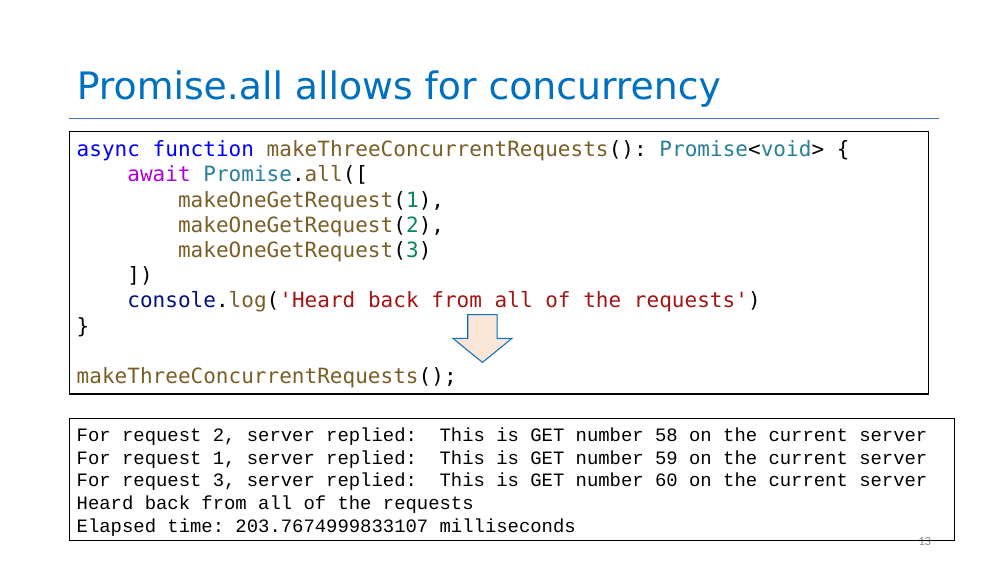
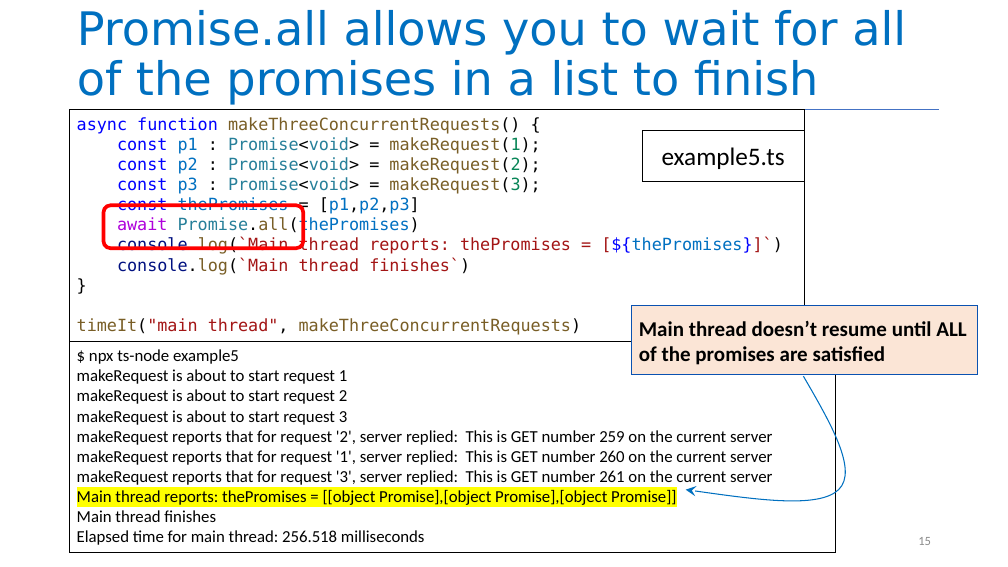
Before and after one commit to neu-se/CS4530-Fall-2022, a slide deck: slide 15 of Slides/Module 05 Concurrency Patterns in Typescript.pptx (slide 13 before the commit). Drawn at 1008x567 pixels with LibreOffice and Linux fonts; fonts in the diff are those of the drawing. Boxes give left, top, right and bottom in pixels: in the first picture for what was removed or moved away, otherwise in the second. Text is boxed around its words. In the diff, an @@ line names an element or a change of style, - is before the commit and + after.

Commit message:
added slides, examples, for M05

```diff
--- a/Slides/Module 05 Concurrency Patterns in Typescript.pptx
+++ b/Slides/Module 05 Concurrency Patterns in Typescript.pptx
@@ title at [77,10,906,105]: text changed; size 36 to 44 pt @@
-Promise.all allows for concurrency
+Promise.all allows you to wait for all of the promises in a list to finish
@@ line moved from (70, 118) - (939, 118) to (70, 110) - (939, 110) @@
@@ rectangle added at [70,110,805,341], outline #000000 1 pt, 16 pt, text #795E26 @@
+async function makeThreeConcurrentRequests() {
+const p1 : Promise<void> = makeRequest(1);
+const p2 : Promise<void> = makeRequest(2);
+const p3 : Promise<void> = makeRequest(3);
+const thePromises = [p1,p2,p3]
+await Promise.all(thePromises)
+console.log(`Main thread reports: thePromises = [${thePromises}]`)
+console.log(`Main thread finishes`)
+}
+timeIt("main thread", makeThreeConcurrentRequests)
@@ rectangle removed at [70,132,929,395] @@
-async function makeThreeConcurrentRequests(): Promise<void> {
-await Promise.all([
-makeOneGetRequest(1),
-makeOneGetRequest(2),
-makeOneGetRequest(3)
-])
-console.log('Heard back from all of the requests')
-}
-makeThreeConcurrentRequests();
@@ rectangle added at [642,130,805,181], outline #000000 1 pt, 24 pt, text #000000 @@
+example5.ts
@@ rounded rectangle added at [104,206,303,249], outline #FF0000 3.5 pt @@
@@ down arrow removed at [453,315,512,362] @@
@@ rectangle added at [631,306,978,375], fill #FBE5D6, outline #0A52B1 1 pt, 20 pt, text #000000, bold @@
+Main thread doesn’t resume until ALL of the promises are satisfied
@@ rectangle "$ npx ts-node example5": place and size @@
-rectangle "$ npx ts-node example5" at [70,419,955,541]
+rectangle "$ npx ts-node example5" at [70,341,836,552]
@@ text in rectangle at [77,349,772,545]: text changed; size 18 to 16 pt; font Courier New to Calibri @@
-For request 2, server replied: This is GET number 58 on the current server
-For request 1, server replied: This is GET number 59 on the current server
-For request 3, server replied: This is GET number 60 on the current server
-Heard back from all of the requests
-Elapsed time: 203.7674999833107 milliseconds
+$ npx ts-node example5
+makeRequest is about to start request 1
+makeRequest is about to start request 2
+makeRequest is about to start request 3
+makeRequest reports that for request '2', server replied: This is GET number 259 on the current server
+makeRequest reports that for request '1', server replied: This is GET number 260 on the current server
+makeRequest reports that for request '3', server replied: This is GET number 261 on the current server
+Main thread reports: thePromises = [[object Promise],[object Promise],[object Promise]]
+Main thread finishes
+Elapsed time for main thread: 256.518 milliseconds
@@ freeform shape added at [686,377,845,501], outline #0070C0 1 pt @@
@@ page number at [918,537,931,545]: text changed @@
-13
+15
```
Also in this commit, not shown: 8 other slides changed, 13 slides added, 11 slides removed, 1 other file.
